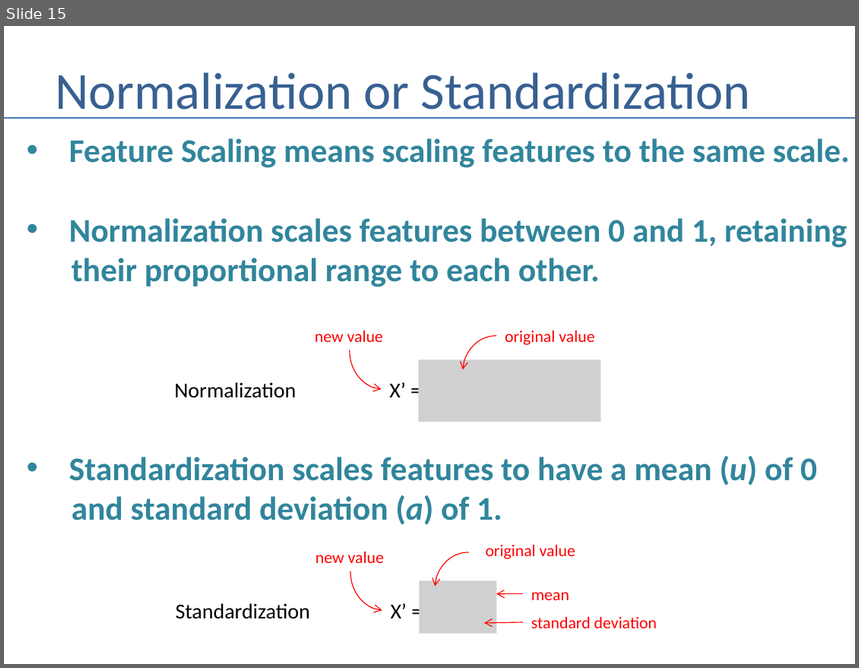
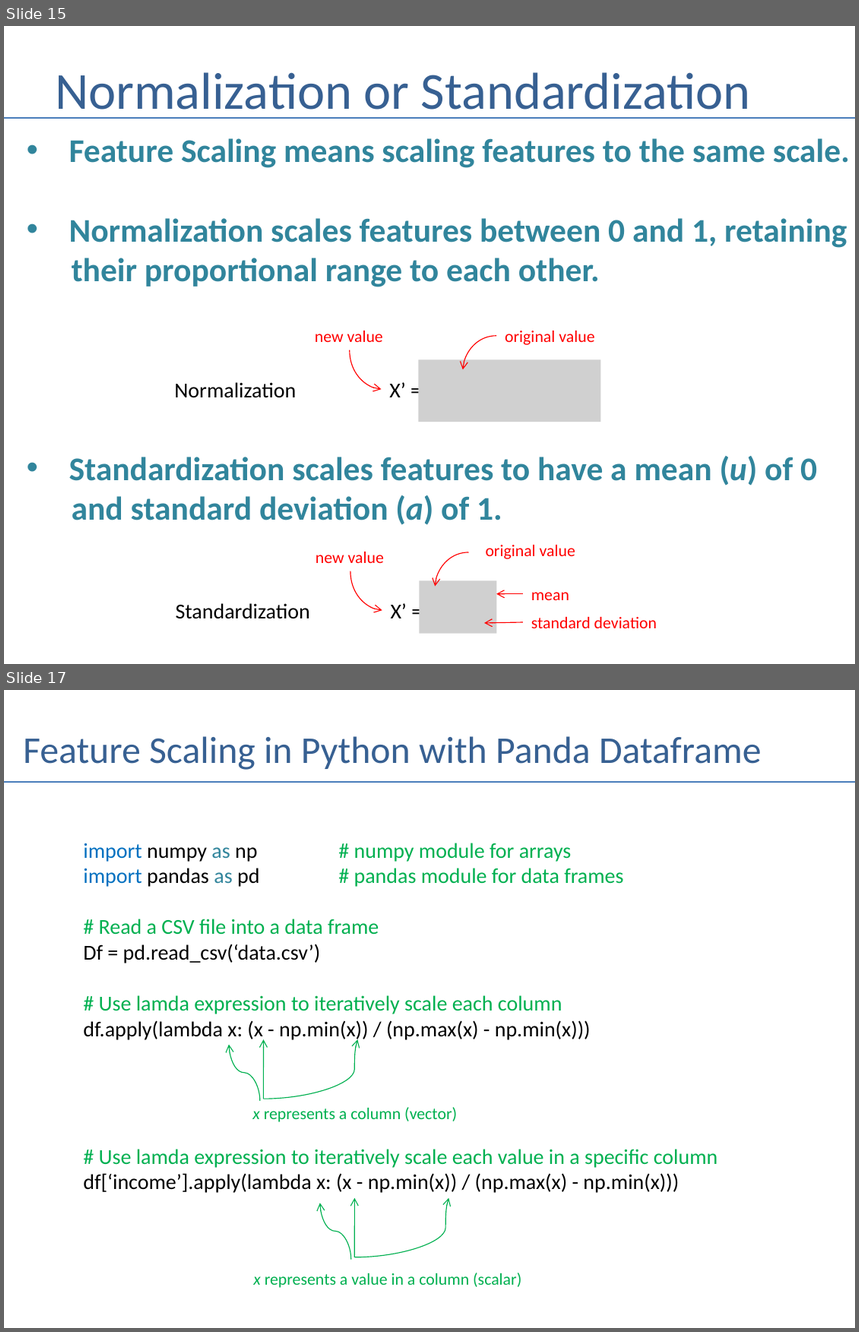
Before and after one commit to andrewferlitsch/Portland-Data-Science-Group, a slide deck: Presentations/ML Dataset Preparation.pptx. Shown one above the other, each under a label of ours: slide 15 before the commit, slides 15 and 17 after it; the slides between them are not shown. The pictures are 859x668 and 859x1332 pixels, drawn with LibreOffice and Linux fonts; fonts in the diff are those of the drawing; grey boxes stand for pictures. Boxes give left, top, right and bottom in pixels: in the first picture for what was removed or moved away, otherwise in the second. Text is boxed around its words. In the diff, an @@ line names an element or a change of style, - is before the commit and + after.

Commit message:
add lambda method of scaling

```diff
--- a/Presentations/ML Dataset Preparation.pptx
+++ b/Presentations/ML Dataset Preparation.pptx
@@ slide 17 added at (4, 690, 855, 1328), background #FFFFFF @@
@@ title added at (23, 736, 762, 770), 32 pt, text #376092 @@
+Feature Scaling in Python with Panda Dataframe
@@ line added from (4, 782) to (855, 782), #4B7EBC 1.5 pt @@
@@ text added at (83, 843, 718, 1193), 18 pt, text #00B050 @@
+import numpy as np # numpy module for arrays
+import pandas as pd # pandas module for data frames
+# Read a CSV file into a data frame
+Df = pd.read_csv(‘data.csv’)
+# Use lamda expression to iteratively scale each column
+df.apply(lambda x: (x - np.min(x)) / (np.max(x) - np.min(x)))
+# Use lamda expression to iteratively scale each value in a specific column
+df[‘income’].apply(lambda x: (x - np.min(x)) / (np.max(x) - np.min(x)))
@@ curved arrow added from (260, 1101) to (229, 1045), #00B050 0.75 pt @@
@@ curved arrow added from (264, 1100) to (264, 1040), #00B050 0.75 pt @@
@@ curved arrow added from (264, 1100) to (358, 1040), #00B050 0.75 pt @@
@@ text added at (253, 1107, 457, 1122), 14 pt, text #00B050 @@
+x represents a column (vector)
@@ curved arrow added from (351, 1259) to (320, 1203), #00B050 0.75 pt @@
@@ curved arrow added from (354, 1258) to (354, 1198), #00B050 0.75 pt @@
@@ curved arrow added from (354, 1258) to (449, 1198), #00B050 0.75 pt @@
@@ text added at (253, 1273, 522, 1288), 14 pt, text #00B050 @@
+x represents a value in a column (scalar)
```
Also in this commit, not shown: 1 slide changed.
